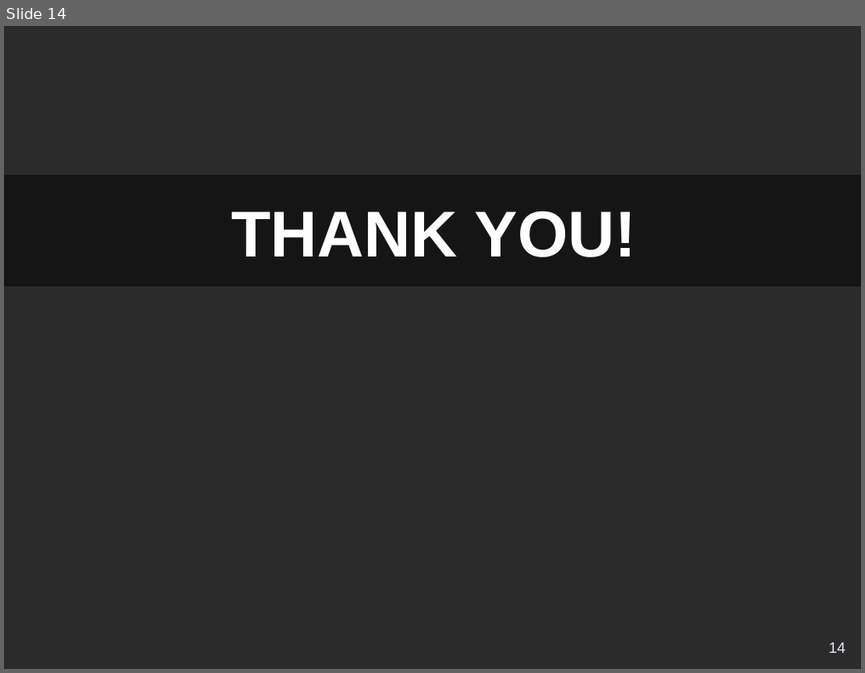
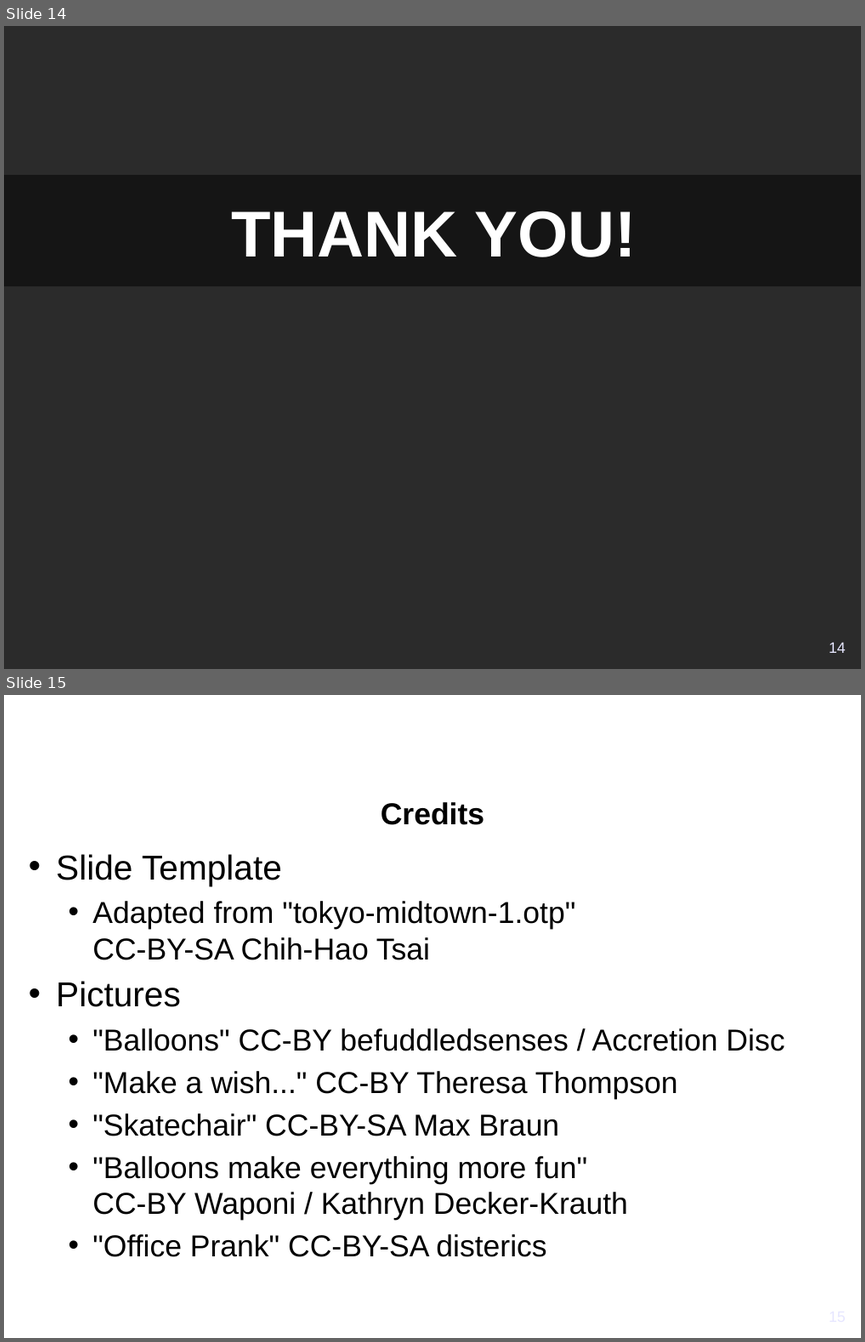
Before and after one commit to eric-brechemier/introduction_to_lb_js_scalableApp, a slide deck: introduction_to_lb_js_scalableApp.odp. Shown one above the other, each under a label of ours: slide 14 before the commit, slides 14 and 15 after it. The pictures are 865x673 and 865x1342 pixels, drawn with LibreOffice and Linux fonts; fonts in the diff are those of the drawing; background and template pictures are left out; a plain dark background stands for a picture behind light text. Boxes give left, top, right and bottom in pixels: in the first picture for what was removed or moved away, otherwise in the second. Text is boxed around its words. In the diff, an @@ line names an element or a change of style, - is before the commit and + after.

Commit message:
Added pictures used as slide backgrounds and corresponding credits

```diff
--- a/introduction_to_lb_js_scalableApp.odp
+++ b/introduction_to_lb_js_scalableApp.odp
@@ slide 15 added at <box>4,695,861,1338</box>, background picture (left out) @@
@@ title added at <box>381,802,484,825</box>, 28 pt, text #000000, bold @@
+Credits
@@ text added at <box>56,854,784,1257</box>, 28 pt, text #000000 @@
+• Slide Template
+  • Adapted from "tokyo-midtown-1.otp"
+    CC-BY-SA Chih-Hao Tsai
+• Pictures
+  • "Balloons" CC-BY befuddledsenses / Accretion Disc
+  • "Make a wish..." CC-BY Theresa Thompson
+  • "Skatechair" CC-BY-SA Max Braun
+  • "Balloons make everything more fun"
+    CC-BY Waponi / Kathryn Decker-Krauth
+  • "Office Prank" CC-BY-SA disterics
@@ page number added at <box>647,1307,846,1338</box>, 14 pt, text #E6E6FF @@
+15
```
Also in this commit, not shown: 6 slides changed, 1 slide removed.
